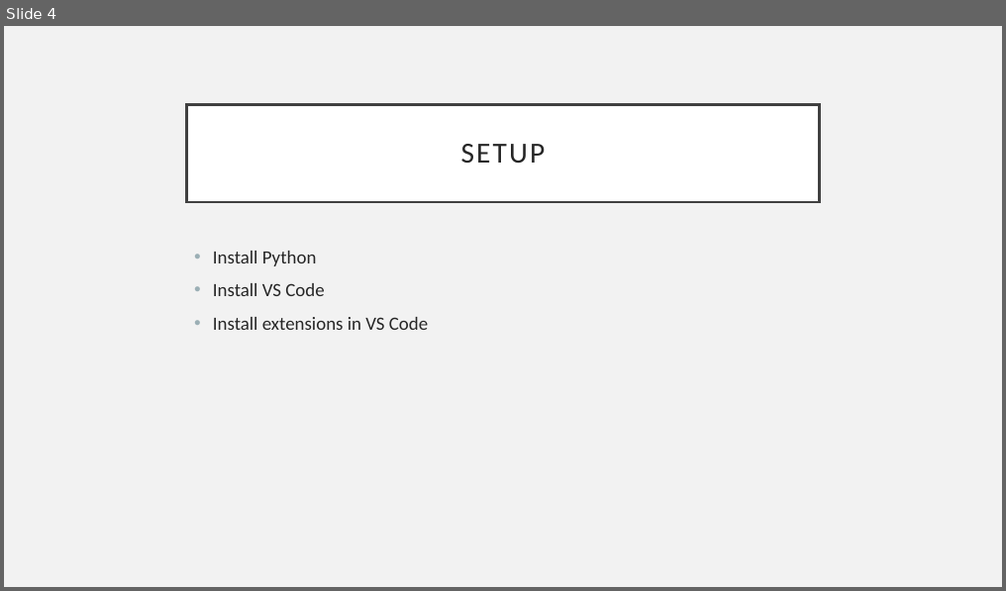
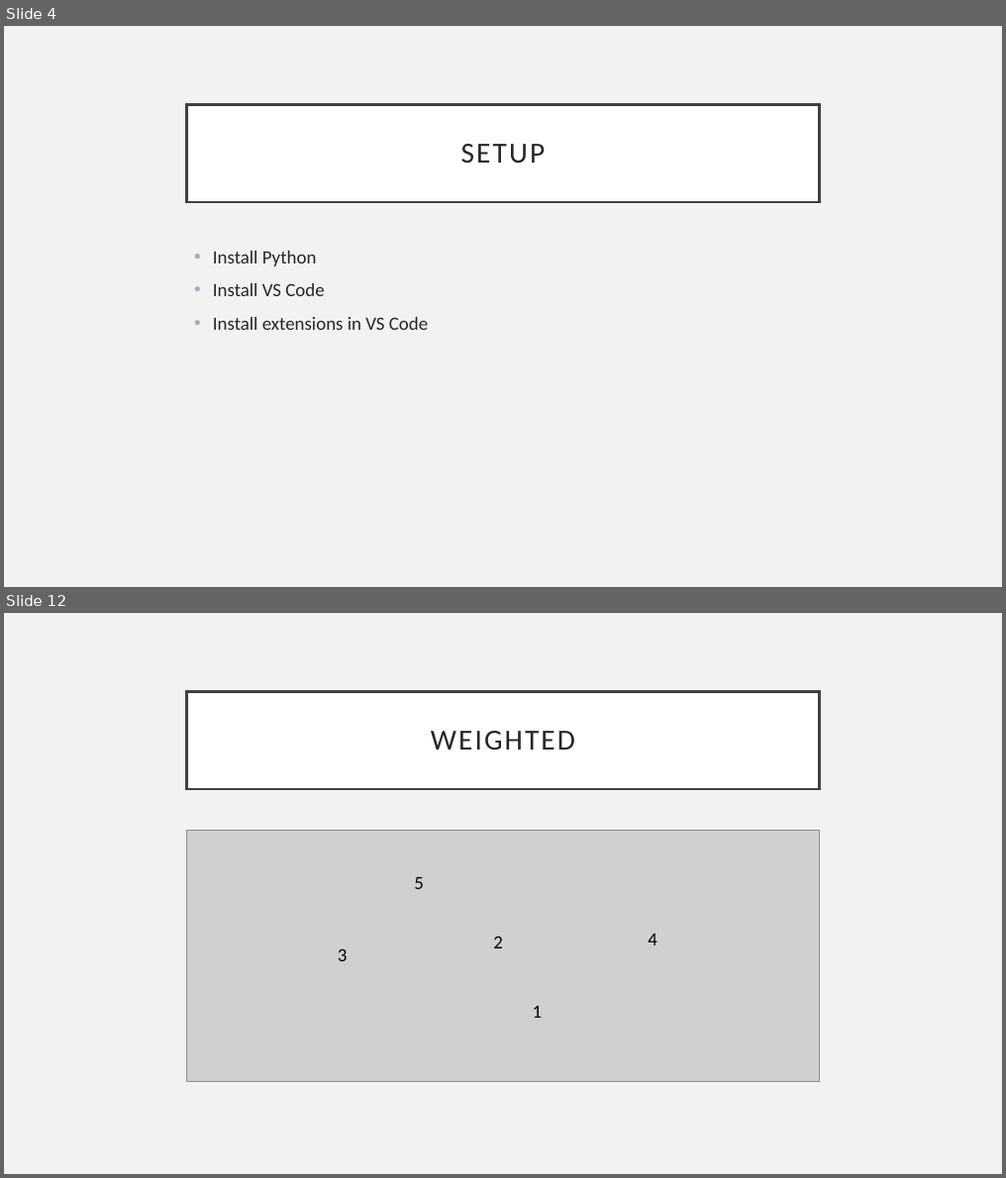
Before and after one commit to RavinaGaikawad/PythonProgrammingCourse, a slide deck: PythonCourse.pptx. Shown one above the other, each under a label of ours: slide 4 before the commit, slides 4 and 12 after it; the slides between them are not shown. The pictures are 1006x591 and 1006x1178 pixels, drawn with LibreOffice and Linux fonts; fonts in the diff are those of the drawing; grey boxes stand for pictures. Boxes give left, top, right and bottom in pixels: in the first picture for what was removed or moved away, otherwise in the second. Text is boxed around its words. In the diff, an @@ line names an element or a change of style, - is before the commit and + after.

```diff
--- a/PythonCourse.pptx
+++ b/PythonCourse.pptx
@@ slide 12 added at box(4, 613, 1002, 1174), background #F2F2F2 @@
@@ title added at box(187, 691, 819, 789), fill #FFFFFF, outline #404040 2.5 pt, 28 pt, text #262626 @@
+WEIGHTED
@@ picture added at box(187, 830, 819, 1081) @@
@@ text added at box(414, 877, 424, 889), 18 pt, text #000000 @@
+5
@@ text added at box(493, 936, 503, 949), 18 pt, text #000000 @@
+2
@@ text added at box(648, 934, 657, 946), 18 pt, text #000000 @@
+4
@@ text added at box(338, 949, 348, 961), 18 pt, text #000000 @@
+3
@@ text added at box(533, 1006, 543, 1018), 18 pt, text #000000 @@
+1
```
Also in this commit, not shown: 10 other slides added.
